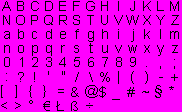
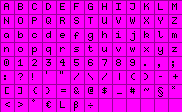
Layered file, before and after one edit (w=182, h=112). Changes by layer:
painted on "#" over [127,87,135,97]
painted on "§" over [155,85,163,98]
painted on "€" over [43,101,51,111]
painted on "Ł" over [56,101,65,111]
painted on "[" over [1,85,9,98]
painted on "]" over [15,85,22,98]
painted on "{" over [29,85,37,98]
painted on "}" over [43,85,50,98]
painted on "&" over [71,87,79,97]
painted on "@" over [85,85,98,98]
painted on "$" over [99,86,107,98]
painted on "%" over [100,72,110,82]
painted on "V" over [114,15,123,25]
painted on "W" over [126,15,139,25]
painted on "X" over [143,15,151,25]
painted on "Y" over [156,15,165,25]
painted on "Z" over [171,15,179,25]
painted on "K" over [143,1,151,11]
painted on "M" over [170,1,179,11]
painted on "O" over [16,15,25,25]
painted on "Q" over [44,15,53,25]
painted on "A" over [2,1,11,11]
painted on "G" over [86,1,95,11]
hid "fontsheet.png copy" over [0,0,182,112]
…and 71 more changes (71 painted)
